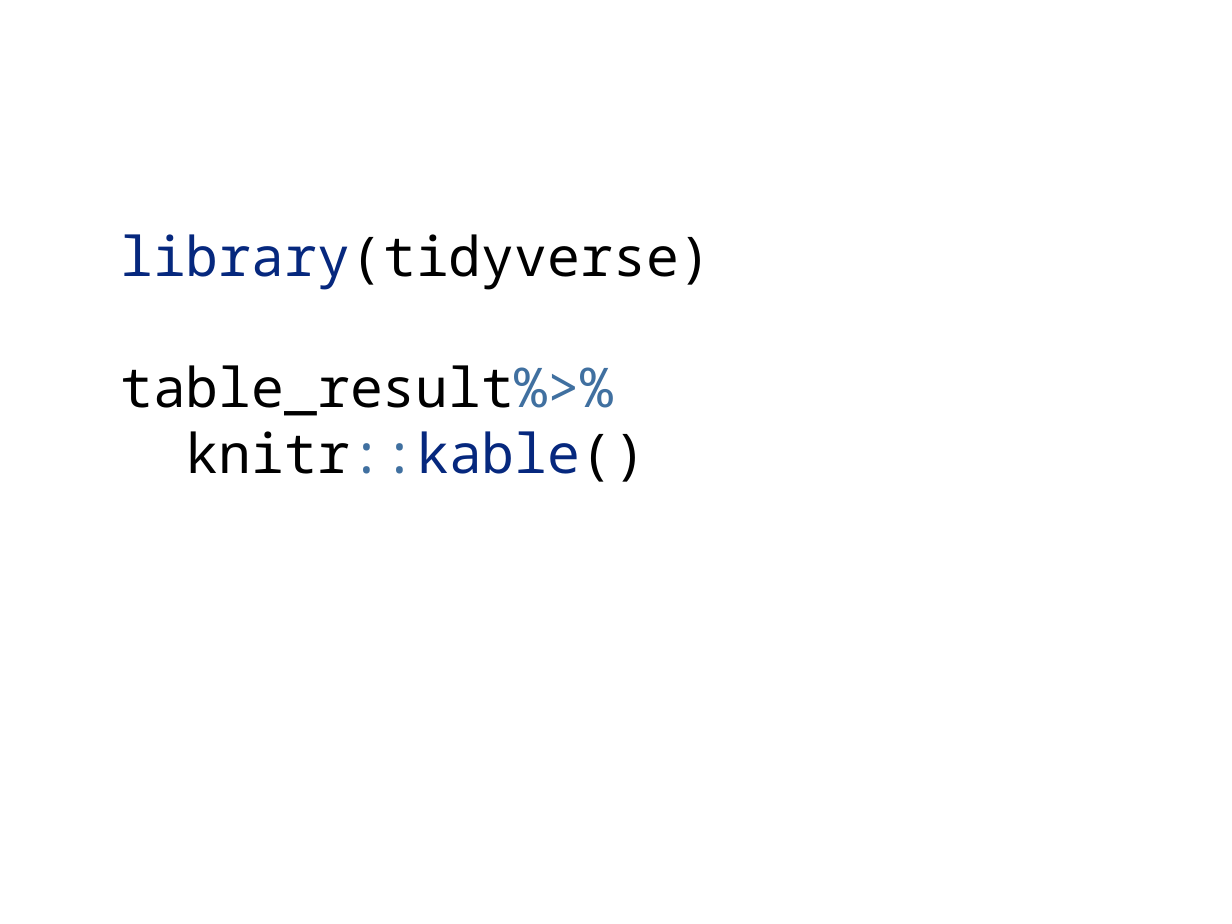
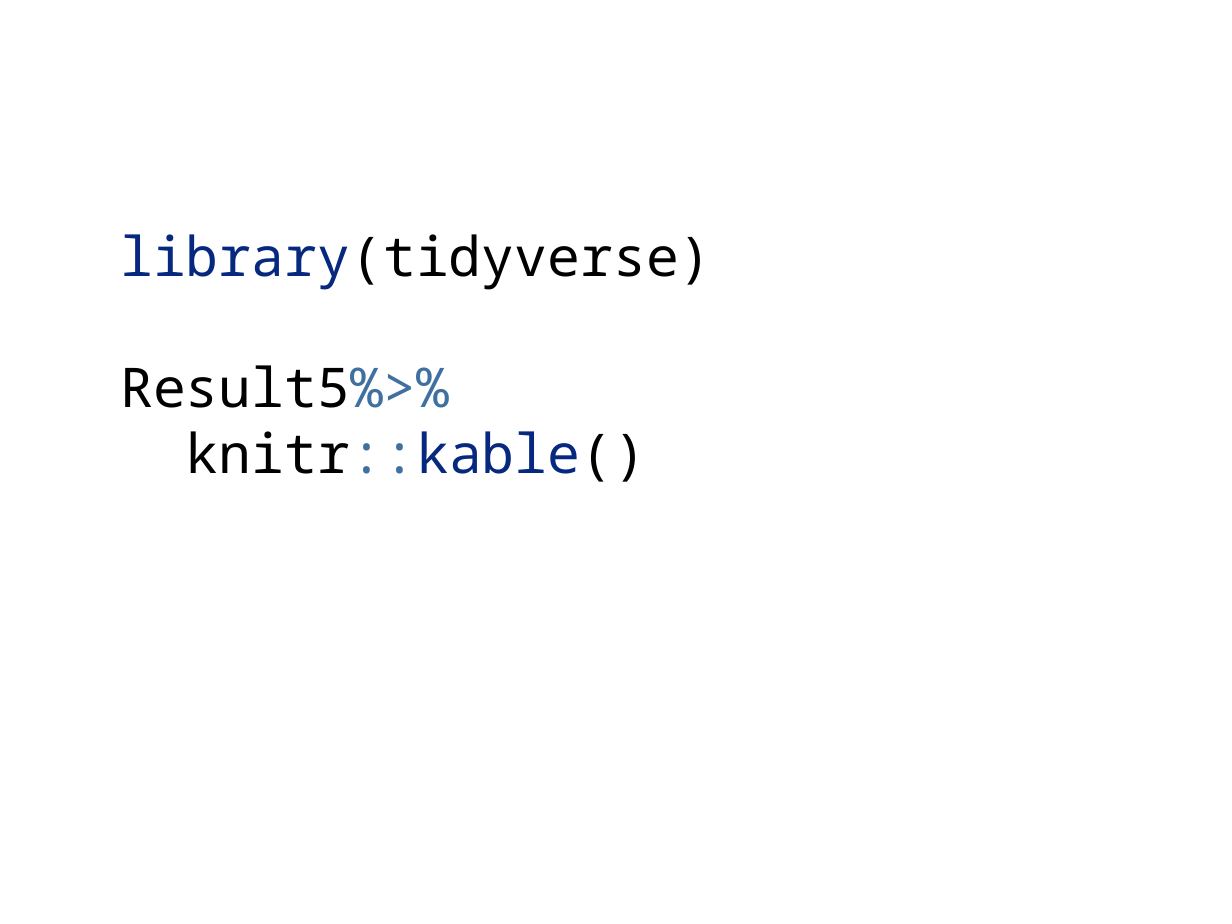
Before and after one commit to STA198F2021/save-the-best-for-last, a slide deck: slide 36 of Powerpoint-presentation.pptx (slide 19 before the commit). Drawn at 1232x924 pixels with LibreOffice and Linux fonts; fonts in the diff are those of the drawing. Boxes give left, top, right and bottom in pixels: in the first picture for what was removed or moved away, otherwise in the second. Text is boxed around its words. In the diff, an @@ line names an element or a change of style, - is before the commit and + after.

```diff
--- a/Powerpoint-presentation.pptx
+++ b/Powerpoint-presentation.pptx
@@ text at box(120, 234, 712, 482): text changed @@
-library(tidyverse)
-table_result%>%
-knitr::kable()
+library(tidyverse)
+Result5%>%
+knitr::kable()
```
Also in this commit, not shown: 5 other slides changed, 22 slides added, 4 slides removed, 2 other files.
